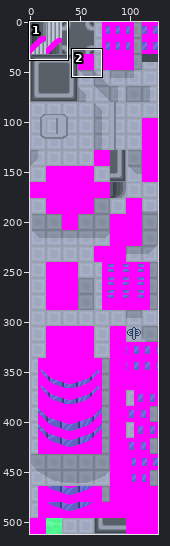
Sprite sheet, stored at tiles/jubilife/bottom.png. Above: a wide view before the commit, with the close-up outlined.
Close-up. Old version:
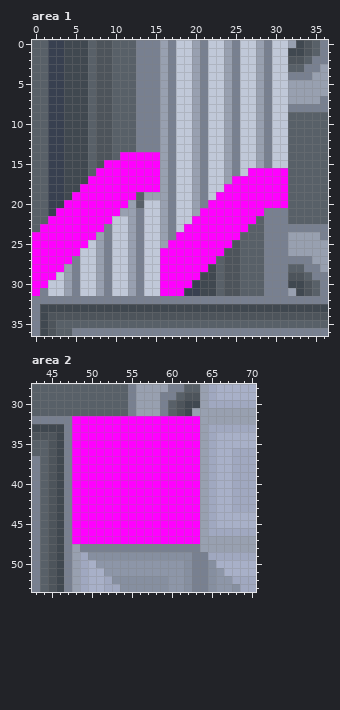
The file is 128x512 pixels. Shown: area 1: x 0..36, y 0..36; area 2: x 43..70, y 28..53.
New version:
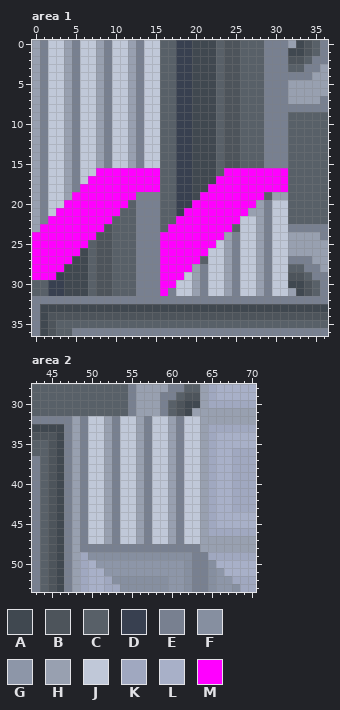
Palette (. is transparent): A #404850  B #4d545b  C #586068  D #384050  E #788090  F #868fa0  G #8d96a8  H #98a0b0  J #c0c8d8  K #a0a8c0  L #a8b0c8  M #ff00ff
From old to new:
Changed rows in their new state; - is an unchanged pixel.
Area 1:
first column x 0:
 0 HEJJHEJJHEJJH-JJCCDDAAACBBCCC-EE
 1 HEJJHEJJHEJJH-JJCCDDAAACBBCCC-EE
 2 HEJJHEJJHEJJH-JJCCDDAAACBBCCC-EE
 3 HEJJHEJJHEJJH-JJCCDDAAACBBCCC-EE
 4 HEJJHEJJHEJJH-JJCCDDAAACBBCCC-EE
 5 HEJJHEJJHEJJH-JJCCDDAAACBBCCC-EE
 6 HEJJHEJJHEJJH-JJCCDDAAACBBCCC-EE
 7 HEJJHEJJHEJJH-JJCCDDAAACBBCCC-EE
 8 HEJJHEJJHEJJH-JJCCDDAAACBBCCC-EE
 9 HEJJHEJJHEJJH-JJCCDDAAACBBCCC-EE
10 HEJJHEJJHEJJH-JJCCDDAAACBBCCC-EE
11 HEJJHEJJHEJJH-JJCCDDAAACBBCCC-EE
12 HEJJHEJJHEJJH-JJCCDDAAACBBCCC-EE
13 HEJJHEJJHEJJH-JJCCDDAAACBBCCC-EE
14 HEJJHEJJHEJJHEJJCCDDAAACBBCCC-EE
15 HEJJHEJJHEJJHEJJCCDDAAACBBCCC-EE
16 HEJJHEJJ--------CCDDAAACMMM-----
17 HEJJHEJ---------CCDDAAAMM-------
18 HEJJHE----------CCDDAAMM--------
19 HEJJH--------EEECCDDAMM------CHH
20 HEJJ--------CEEECCDDMM------HEJJ
21 HEJ--------CC-EECCDMM------HH-JJ
22 HE--------CCC-EECCMM------JJH-JJ
23 H--------BCCC-EECMM------CJJH-JJ
24 --------BBCCC-EEMM------HEJJH-JJ
25 -------CBBCCC-EEM------JHEJJH-JJ
26 ------ACBBCCC-EE------JJHEJJH-JJ
27 -----AACBBCCC-EE-----CJJHEJJH-JJ
28 ----AAACBBCCC-EE----HEJJHEJJH-JJ
29 ---DAAACBBCCC-EE---JHEJJHEJJH-JJ
30 CCDDAAACBBCCC-EE--JJHEJJHEJJH-JJ
31 CCDDAAACBBCCC-EE-EJJHEJJHEJJH-JJ
Area 2:
first column x 48:
32 HEJJHEJJHEJJHEJJ
33 HEJJHEJJHEJJHEJJ
34 HEJJHEJJHEJJHEJJ
35 HEJJHEJJHEJJHEJJ
36 HEJJHEJJHEJJHEJJ
37 HEJJHEJJHEJJHEJJ
38 HEJJHEJJHEJJHEJJ
39 HEJJHEJJHEJJHEJJ
40 HEJJHEJJHEJJHEJJ
41 HEJJHEJJHEJJHEJJ
42 HEJJHEJJHEJJHEJJ
43 HEJJHEJJHEJJHEJJ
44 HEJJHEJJHEJJHEJJ
45 HEJJHEJJHEJJHEJJ
46 HEJJHEJJHEJJHEJJ
47 HEJJHEJJHEJJHEJJ
Boxes around the changes in both close-ups, in picture pixels (x1, y1, x2, y2):
changed: (32, 40, 288, 296)
changed: (72, 416, 200, 544)
